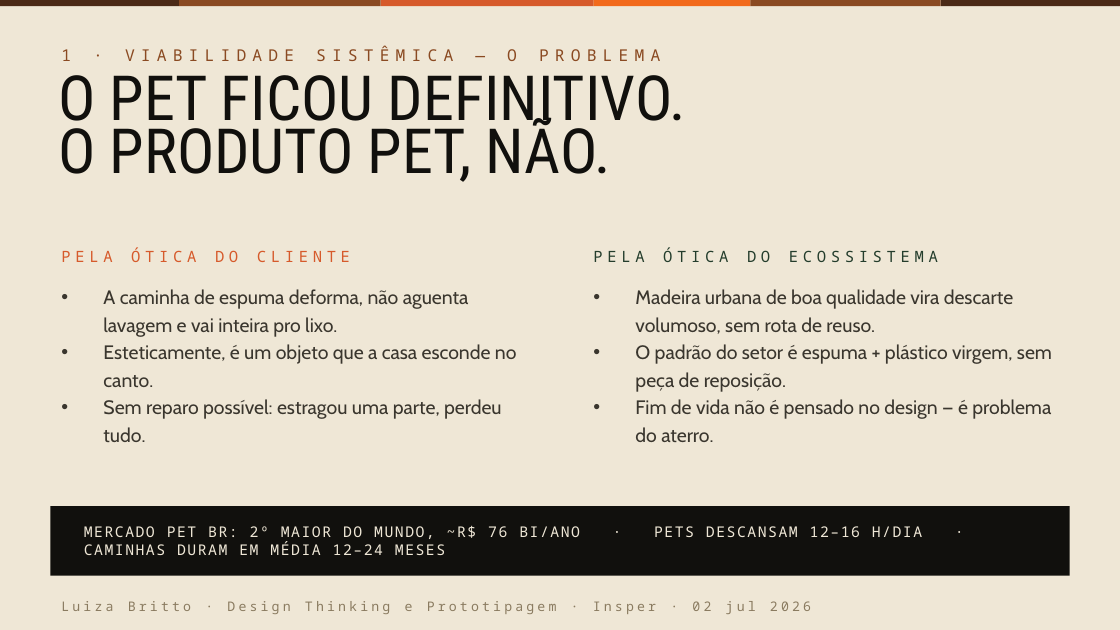
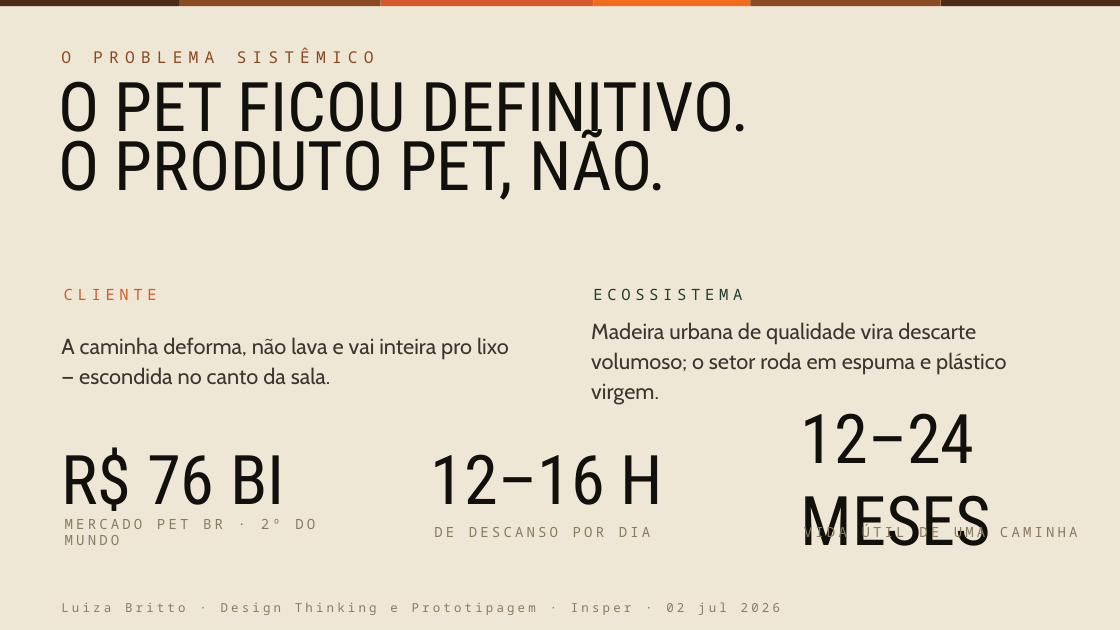
Before and after one commit to lubritto-hub/clipping, a slide deck: slide 2 of entrega/CadeiraBeni_pitch.pptx. Drawn at 1120x630 pixels with LibreOffice and Linux fonts; fonts in the diff are those of the drawing. Boxes give left, top, right and bottom in pixels: in the first picture for what was removed or moved away, otherwise in the second. Text is boxed around its words. In the diff, an @@ line names an element or a change of style, - is before the commit and + after.

```diff
--- a/entrega/CadeiraBeni_pitch.pptx
+++ b/entrega/CadeiraBeni_pitch.pptx
@@ text at (61,48,374,63): text changed @@
-1 · VIABILIDADE SISTÊMICA — O PROBLEMA
+O PROBLEMA SISTÊMICO
@@ text "O PET FICOU DEFINITIVO." at (58,81,749,200): size 40 to 44 pt; line spacing 34.4pt to 37.8pt @@
@@ text at (64,289,157,300): text changed @@
-PELA ÓTICA DO CLIENTE
+CLIENTE
@@ text at (593,288,742,300): text changed @@
-PELA ÓTICA DO ECOSSISTEMA
+ECOSSISTEMA
@@ text "A caminha deforma, não lava ..." at (61,337,509,384): vertical alignment top to middle @@
@@ text "Madeira urbana de qualidade vira ..." at (591,322,1006,405): vertical alignment top to middle @@
@@ text at (591,322,1006,405): text changed; size 12.5 to 14 pt @@
-• Madeira urbana de boa qualidade vira descarte volumoso, sem rota de reuso.
-• O padrão do setor é espuma + plástico virgem, sem peça de reposição.
-• Fim de vida não é pensado no design — é problema do aterro.
+Madeira urbana de qualidade vira descarte volumoso; o setor roda em espuma e plástico virgem.
@@ text at (61,337,509,384): text changed; size 12.5 to 14 pt @@
-• A caminha de espuma deforma, não aguenta lavagem e vai inteira pro lixo.
-• Esteticamente, é um objeto que a casa esconde no canto.
-• Sem reparo possível: estragou uma parte, perdeu tudo.
+A caminha deforma, não lava e vai inteira pro lixo — escondida no canto da sala.
@@ text added at (801,413,992,546), 44 pt, text #11100D @@
+12–24 MESES
@@ text added at (61,447,284,520), 44 pt, text #11100D @@
+R$ 76 BI
@@ text added at (431,454,663,505), 44 pt, text #11100D @@
+12–16 H
@@ rectangle removed at (50,506,1070,576) @@
@@ text at (65,519,315,529): text changed; size 9.5 to 9 pt; text colour #EFE7D6 to #8A7B60 @@
-MERCADO PET BR: 2º MAIOR DO MUNDO, ~R$ 76 BI/ANO · PETS DESCANSAM 12–16 H/DIA · CAMINHAS DURAM EM MÉDIA 12–24 MESES
+MERCADO PET BR · 2º DO MUNDO
@@ text added at (434,527,650,537), 9 pt, text #8A7B60 @@
+DE DESCANSO POR DIA
@@ text added at (804,524,1078,542), 9 pt, text #8A7B60 @@
+VIDA ÚTIL DE UMA CAMINHA
@@ text "Luiza Britto · Design Thinking ..." at (61,602,780,615): size 8.5 to 8 pt @@
```
Also in this commit, not shown: 12 other slides changed, 2 other files.
